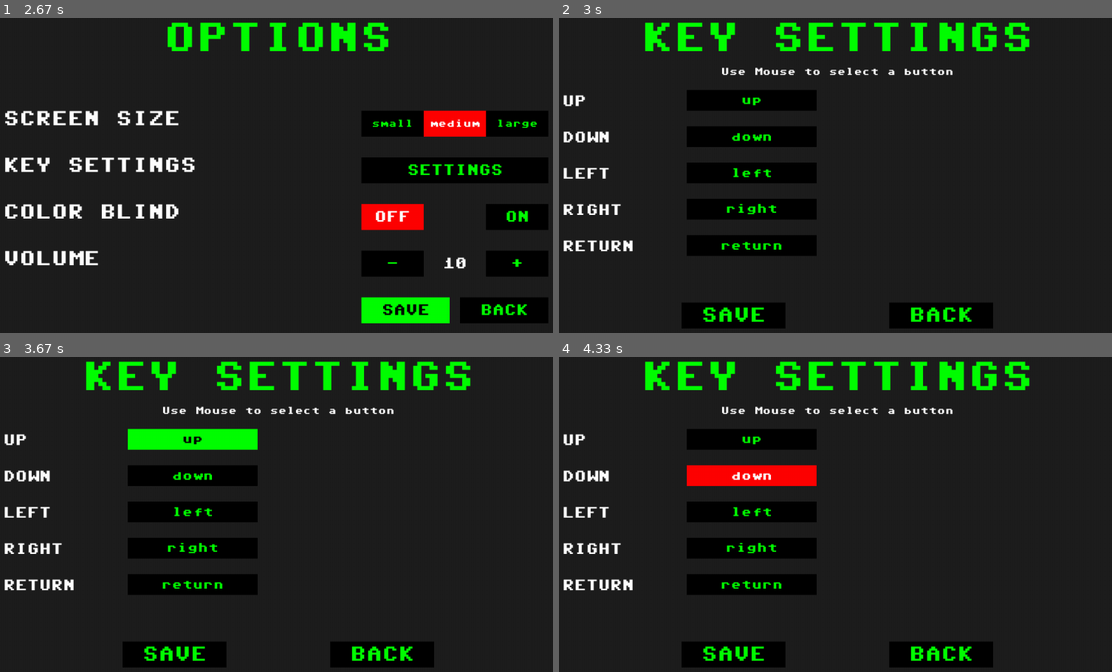
Above: before the commit, frames 1-4 (two rows, left to right).
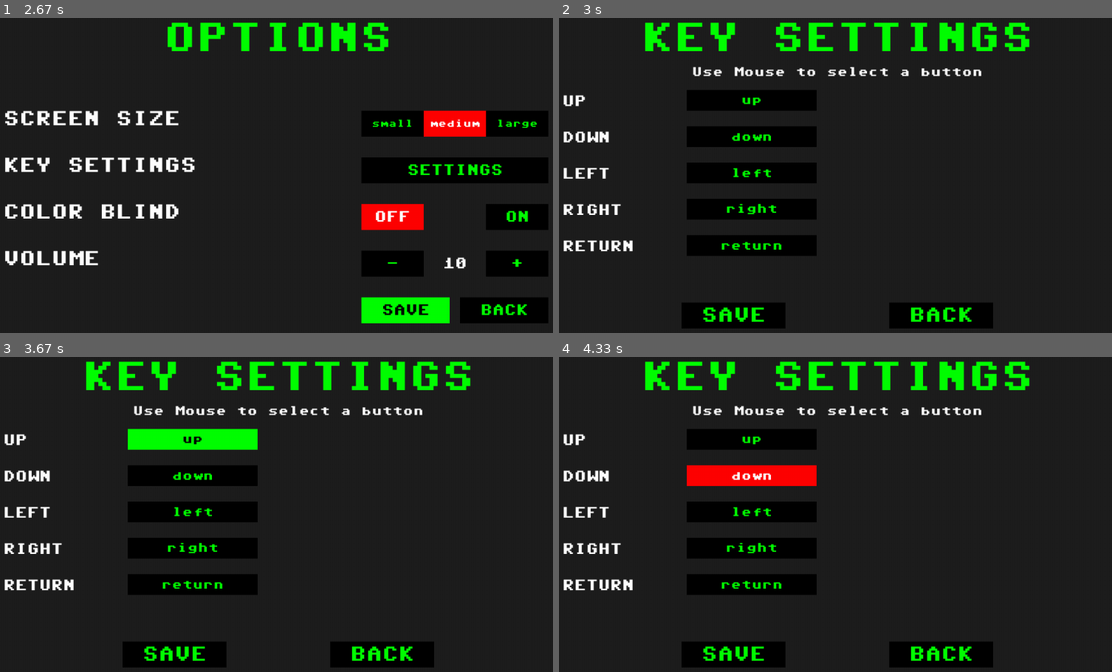
Above: after the commit, the same moments.

Repository: jrsky723/pygameuno
Game: pygame game, started from main.py
Two runs of this game, one before a commit and one after it. Both use one fixed random seed, a clock stepped at 60 frames per second and the inputs below.
Inputs (mouse positions are in pixels of both pictures, inside the frame that each line leads up to):
- Up to frame 1 (2.67 s): click "START" at 0.38 s; tap Enter at 0.67 s; hold Right 1-1.47 s; click (282, 191) at 1.55 s; click "medium" at 1.88 s; hold Up 2.17-2.63 s
- Up to frame 2 (3 s): click "SETTINGS" at 2.72 s
- Up to frame 3 (3.67 s): hold Right 3.17-3.63 s
- Up to frame 4 (4.33 s): click "up" at 3.72 s; press the mouse at (752, 473) at 4.03 s; move the mouse to (730, 423) at 4.13 s; release the mouse at (708, 372) at 4.27 s

Frame 1 is identical in both runs. In frame 2, 0.8% of the frame differs, in the area x 24-77%, y 15-19%; in frame 3, 0.8%; in frame 4, 0.8%.

Commit message:
Reposition Subtitle in Key_setting

Diff:
--- a/screens/key_setting_menu.py
+++ b/screens/key_setting_menu.py
@@ -16,10 +16,13 @@
         ############# Subtitle ###############
         self.texts += [
             TextBox(
-                x="center", y=167, text="Use Mouse to select a button", font_size=20
+                x="center",
+                y=S.TITLE_Y + 85,
+                text="Use Mouse to select a button",
+                **self.rect_params,
+                font_size=25,
             )
         ]
-
         ############### TEXTS ################
         T_X, T_Y, T_GAP = 110, 220, 70
         text_params = self.rect_params | {"x": T_X, "font_size": 30}
